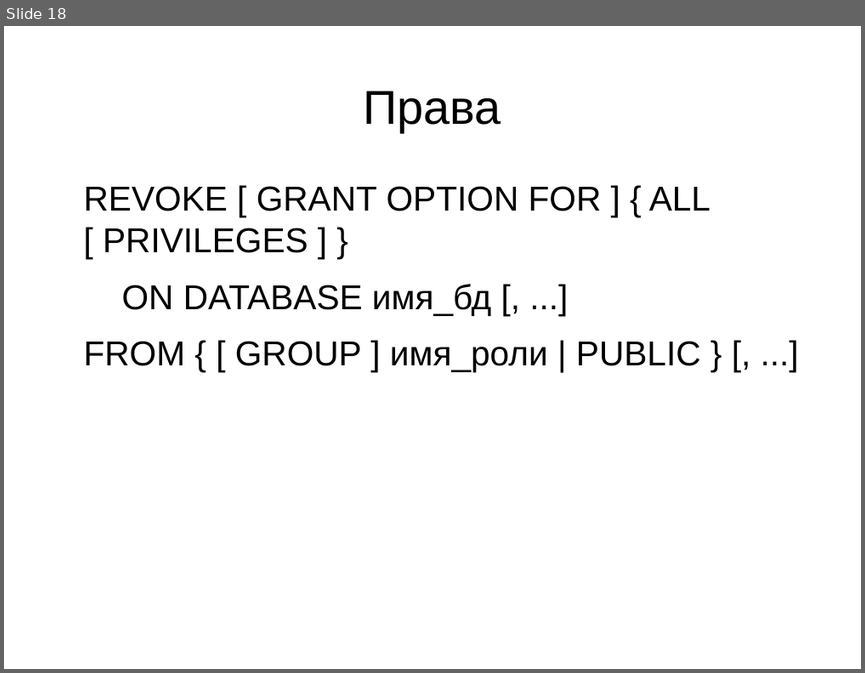
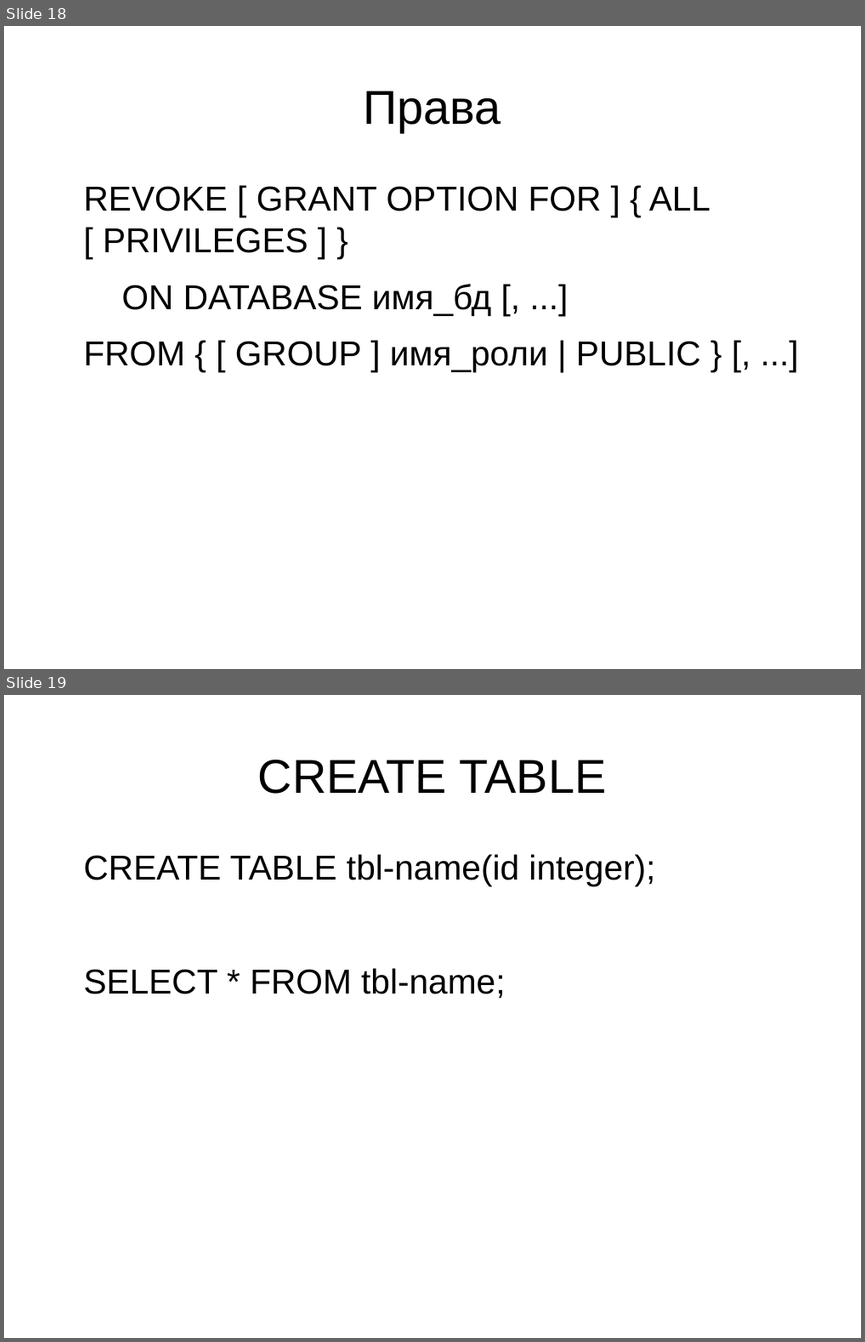
Before and after one commit to Rust1k/dbCourse, a slide deck: presentations/lesson2P.odp. Shown one above the other, each under a label of ours: slide 18 before the commit, slides 18 and 19 after it. The pictures are 865x673 and 865x1342 pixels, drawn with LibreOffice and Linux fonts; fonts in the diff are those of the drawing. Boxes give left, top, right and bottom in pixels: in the first picture for what was removed or moved away, otherwise in the second. Text is boxed around its words. In the diff, an @@ line names an element or a change of style, - is before the commit and + after.

```diff
--- a/presentations/lesson2P.odp
+++ b/presentations/lesson2P.odp
@@ slide 19 added at [4,695,861,1338], background #FFFFFF @@
@@ title added at [258,760,607,794], 44 pt, text #000000 @@
+CREATE TABLE
@@ text added at [84,854,655,998], 32 pt, text #000000 @@
+CREATE TABLE tbl-name(id integer);
+SELECT * FROM tbl-name;
```
Also in this commit, not shown: 1 other file.
